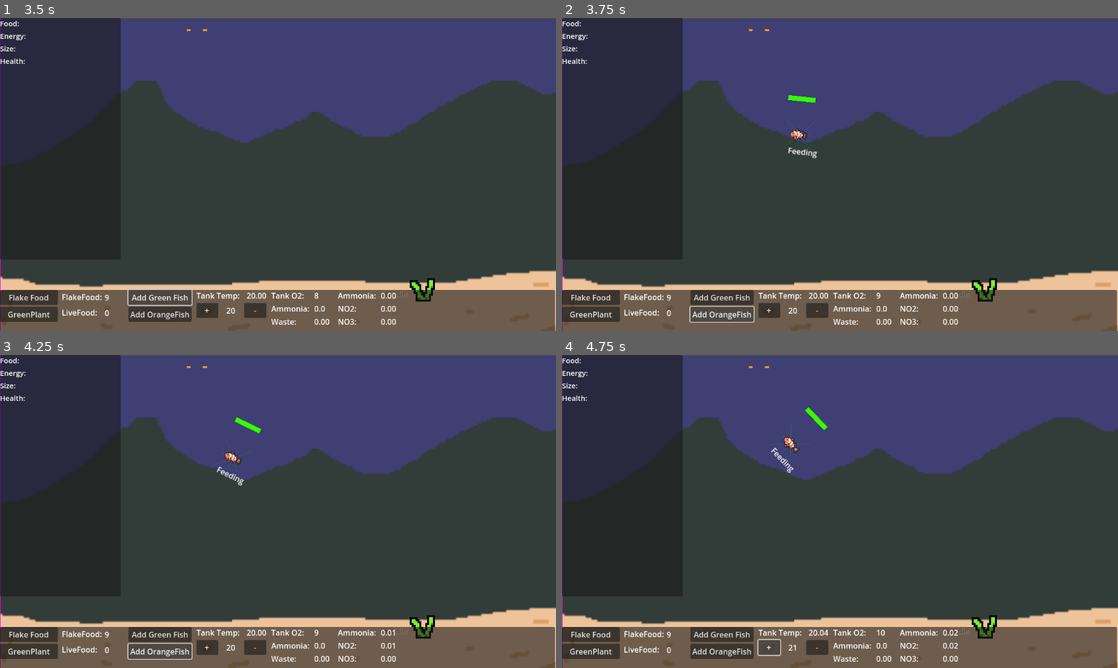
Above: before the commit, frames 1-4 (two rows, left to right).
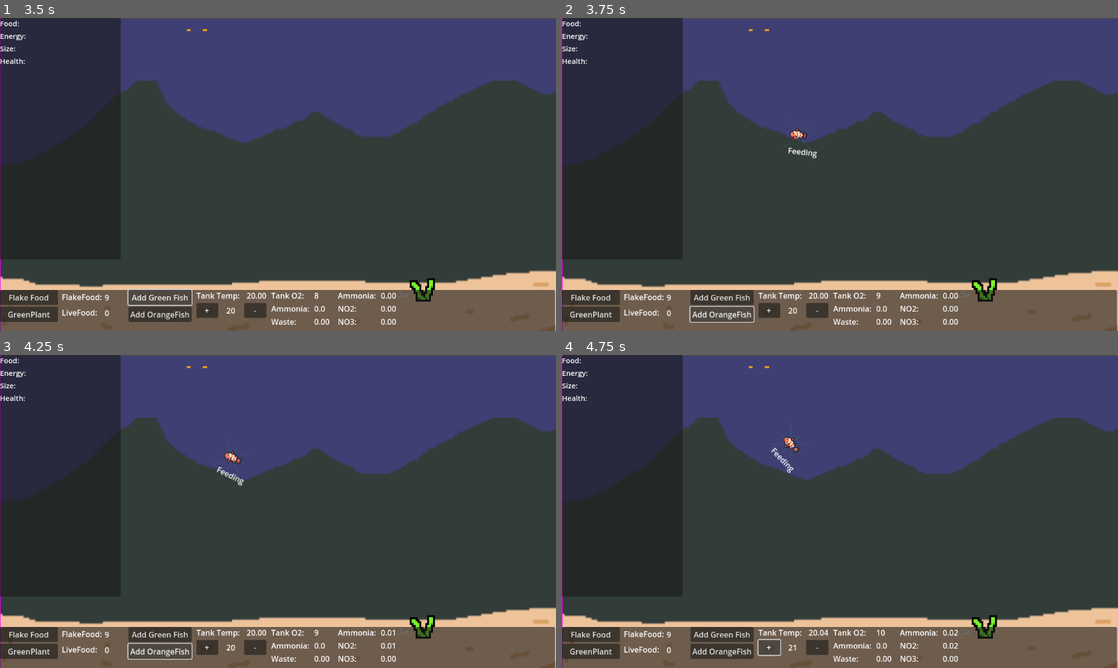
Above: after the commit, the same moments.

Repository: neilmillard/Fish-tank-sim
Game: Godot game, scene res://Scenes/main.tscn
The game is run twice, just before and just after one commit, with the same random seed, the same clock (stepped at 60 frames per second) and the same inputs.
Inputs:
- Up to frame 1 (3.5 s): click "New Game" at 0.5 s; click "Flake Food" at 1.25 s; click "GreenPlant" at 2 s; click "Add Green Fish" at 2.75 s
- Up to frame 2 (3.75 s): click "Add OrangeFish" at 3.5 s
- Up to frame 3 (4.25 s): no input
- Up to frame 4 (4.75 s): click "+" at 4.25 s

Frame 1 is identical in both runs. In frame 2, less than 0.1% of the frame differs, in the area x 40-46%, y 24-28%; in frame 3, less than 0.1%; in frame 4, less than 0.1%, in the area x 43-48%, y 16-24%.

Commit message:
Add thought bubbles to fish

Diff:
--- /dev/null
+++ b/Scenes/game/Thought.gd
@@ -0,0 +1,57 @@
+extends Node2D
+class_name Thought
+
+enum ThoughtStates {
+	Closed,
+	Opening,
+	Closing,
+	Open
+}
+
+var bubbleShowTime :float = 4.0
+var thoughts := {
+	'Mating': ResourceLoader.load("res://art/heart_icon.png"),
+	'Hunting': ResourceLoader.load("res://art/food_icon.png")
+}
+
+var state :ThoughtStates
+var sprite: CompressedTexture2D
+
+@onready var animationPlayer: AnimationPlayer = $AnimationPlayer
+@onready var icon: Sprite2D = $Icon
+@onready var _timer: Timer = $Timer
+
+func _init():
+	hide()
+	state = ThoughtStates.Closed
+
+func start_thought(thought: String) -> void:
+	if state == ThoughtStates.Closed and thought in thoughts:
+		sprite = thoughts[thought]
+		state = ThoughtStates.Opening
+		open()
+
+func hide_thought() -> void:
+	icon.texture = null
+	state = ThoughtStates.Closing
+	close()
+
+func open() -> void:
+	show()
+	animationPlayer.play("open")
+
+func close() -> void:
+	animationPlayer.play("close")
+
+func _on_animation_player_animation_finished(anim_name):
+	if state == ThoughtStates.Opening:
+		icon.texture = sprite
+		state = ThoughtStates.Open
+		_timer.start(bubbleShowTime)
+		return
+	if state == ThoughtStates.Closing:
+		hide()
+		state = ThoughtStates.Closed
+
+func _on_timer_timeout():
+	hide_thought()
--- a/Scenes/game/fish/fish_body.gd
+++ b/Scenes/game/fish/fish_body.gd
@@ -28,7 +28,8 @@
 @onready var animationPlayer: AnimationPlayer = $AnimationPlayer
 @onready var navagent: NavigationAgent2D = $NavigationAgent
 @onready var label = $Label
-@onready var fsm = $StateMachine
+@onready var fsm : StateMachine = $StateMachine
+@onready var thought : Thought = $Thought
 
 @onready var idle_timer = $IdleTimer
 var fishFaceRight: bool
@@ -78,7 +79,7 @@
 func _process(delta):
 	if fsm && fsm.currentState:
 		label.text = fsm.currentState.name
-	# TODO: effect water chemistry when processing waste
+
 	if fsm.currentState.name == "Dead":
 		return
 	process_lung(delta)
@@ -115,6 +116,10 @@
 
 func set_health_bar() -> void:
 	healthBar.value = stats.currentHealth
+	if healthBar.value < maxHealth * 0.8:
+		healthBar.show()
+	if healthBar.value > maxHealth * 0.8:
+		healthBar.hide()
 	var bg_color = Color(0.2, 1.0, 0)
 	if healthBar.value < maxHealth / 2:
 		bg_color = Color(1.0, 0.0, 0)
@@ -369,7 +374,6 @@
 	else:
 		rotation_degrees += angleDelta
 
-
 func start_idle_timer(shorter: bool = true):
 	if !idleTimerRunning:
 		idleTimerRunning = true
@@ -439,3 +443,6 @@
 	_timer.set_wait_time(1.0)
 	_timer.set_one_shot(false) # so it loops
 	_timer.start()
+
+func _on_state_machine_state_changed():
+	thought.start_thought(fsm.currentState.name)
--- a/Scenes/game/fish/greenFish.tscn
+++ b/Scenes/game/fish/greenFish.tscn
@@ -1,8 +1,13 @@
-[gd_scene load_steps=9 format=3 uid="uid://c5nne8v7x3avu"]
+[gd_scene load_steps=10 format=3 uid="uid://c5nne8v7x3avu"]
 
 [ext_resource type="Script" path="res://Scenes/game/fish/fish_body.gd" id="1_h0yt5"]
 [ext_resource type="Texture2D" uid="uid://cormmvthb0itk" path="res://art/fish_1.png" id="2_la8n0"]
 [ext_resource type="PackedScene" uid="uid://bhytrggki6xig" path="res://Scenes/game/fish/fish_state_machine.tscn" id="3_03olu"]
+[ext_resource type="PackedScene" uid="uid://4fj4lbl0navp" path="res://Scenes/game/thought.tscn" id="4_cqs5d"]
+
+[sub_resource type="CapsuleShape2D" id="CapsuleShape2D_0hl1j"]
+radius = 24.0
+height = 70.0
 
 [sub_resource type="Animation" id="Animation_mxa7c"]
 length = 0.001
@@ -96,10 +101,6 @@
 "SwimRight": SubResource("Animation_cvmth")
 }
 
-[sub_resource type="CapsuleShape2D" id="CapsuleShape2D_0hl1j"]
-radius = 24.0
-height = 70.0
-
 [node name="GreenFish" type="CharacterBody2D"]
 collision_layer = 2
 collision_mask = 5
@@ -114,6 +115,10 @@
 texture = ExtResource("2_la8n0")
 hframes = 4
 
+[node name="CollisionShape2D" type="CollisionShape2D" parent="."]
+rotation = 1.5708
+shape = SubResource("CapsuleShape2D_0hl1j")
+
 [node name="AnimationPlayer" type="AnimationPlayer" parent="."]
 libraries = {
 "": SubResource("AnimationLibrary_6ekwv")
@@ -121,13 +126,13 @@
 
 [node name="NavigationAgent" type="NavigationAgent2D" parent="."]
 
-[node name="CollisionShape2D" type="CollisionShape2D" parent="."]
-rotation = 1.5708
-shape = SubResource("CapsuleShape2D_0hl1j")
-
 [node name="IdleTimer" type="Timer" parent="."]
 
 [node name="StateMachine" parent="." instance=ExtResource("3_03olu")]
+
+[node name="Thought" parent="." instance=ExtResource("4_cqs5d")]
+position = Vector2(53, -65)
+scale = Vector2(4, 4)
 
 [node name="Label" type="Label" parent="."]
 offset_left = -19.0
@@ -139,3 +144,4 @@
 [connection signal="mouse_entered" from="." to="." method="_on_mouse_entered"]
 [connection signal="mouse_exited" from="." to="." method="_on_mouse_exited"]
 [connection signal="timeout" from="IdleTimer" to="." method="_on_idle_timer_timeout"]
+[connection signal="StateChanged" from="StateMachine" to="." method="_on_state_machine_state_changed"]
--- a/Scenes/game/fish/orangeFish.tscn
+++ b/Scenes/game/fish/orangeFish.tscn
@@ -1,8 +1,13 @@
-[gd_scene load_steps=9 format=3 uid="uid://d2ningsghemxy"]
+[gd_scene load_steps=10 format=3 uid="uid://d2ningsghemxy"]
 
 [ext_resource type="Script" path="res://Scenes/game/fish/fish_body.gd" id="1_ppmwa"]
 [ext_resource type="Texture2D" uid="uid://tyus3e1vdqvx" path="res://art/fish_2.png" id="2_8njcv"]
 [ext_resource type="PackedScene" uid="uid://bhytrggki6xig" path="res://Scenes/game/fish/fish_state_machine.tscn" id="3_hh8jq"]
+[ext_resource type="PackedScene" uid="uid://4fj4lbl0navp" path="res://Scenes/game/thought.tscn" id="4_tk2sp"]
+
+[sub_resource type="CapsuleShape2D" id="CapsuleShape2D_0hl1j"]
+radius = 24.0
+height = 70.0
 
 [sub_resource type="Animation" id="Animation_mxa7c"]
 length = 0.001
@@ -96,10 +101,6 @@
 "SwimRight": SubResource("Animation_cvmth")
 }
 
-[sub_resource type="CapsuleShape2D" id="CapsuleShape2D_0hl1j"]
-radius = 24.0
-height = 70.0
-
 [node name="OrangeFish" type="CharacterBody2D"]
 collision_layer = 2
 collision_mask = 5
@@ -113,6 +114,10 @@
 texture = ExtResource("2_8njcv")
 hframes = 4
 
+[node name="CollisionShape2D" type="CollisionShape2D" parent="."]
+rotation = 1.5708
+shape = SubResource("CapsuleShape2D_0hl1j")
+
 [node name="AnimationPlayer" type="AnimationPlayer" parent="."]
 libraries = {
 "": SubResource("AnimationLibrary_6ekwv")
@@ -120,13 +125,13 @@
 
 [node name="NavigationAgent" type="NavigationAgent2D" parent="."]
 
-[node name="CollisionShape2D" type="CollisionShape2D" parent="."]
-rotation = 1.5708
-shape = SubResource("CapsuleShape2D_0hl1j")
-
 [node name="IdleTimer" type="Timer" parent="."]
 
 [node name="StateMachine" parent="." instance=ExtResource("3_hh8jq")]
+
+[node name="Thought" parent="." instance=ExtResource("4_tk2sp")]
+position = Vector2(53, -65)
+scale = Vector2(4, 4)
 
 [node name="Label" type="Label" parent="."]
 offset_left = -19.0
@@ -138,3 +143,4 @@
 [connection signal="mouse_entered" from="." to="." method="_on_mouse_entered"]
 [connection signal="mouse_exited" from="." to="." method="_on_mouse_exited"]
 [connection signal="timeout" from="IdleTimer" to="." method="_on_idle_timer_timeout"]
+[connection signal="StateChanged" from="StateMachine" to="." method="_on_state_machine_state_changed"]
--- a/Scenes/game/state_machine/state_machine.gd
+++ b/Scenes/game/state_machine/state_machine.gd
@@ -1,6 +1,7 @@
 extends Node
 class_name StateMachine
 
+signal StateChanged
 @export var initialState: State
 
 var currentState: State
@@ -51,3 +52,4 @@
 	newState.enter(data)
 	currentState = newState
 	stateTimer = 0.0
+	emit_signal("StateChanged")
--- /dev/null
+++ b/Scenes/game/thought.tscn
@@ -0,0 +1,81 @@
+[gd_scene load_steps=7 format=3 uid="uid://4fj4lbl0navp"]
+
+[ext_resource type="Script" path="res://Scenes/game/Thought.gd" id="1_qic4s"]
+[ext_resource type="Texture2D" uid="uid://bqla0nv8sf21r" path="res://art/bubble.png" id="2_1uu4c"]
+
+[sub_resource type="Animation" id="Animation_rex7v"]
+length = 0.001
+tracks/0/type = "value"
+tracks/0/imported = false
+tracks/0/enabled = true
+tracks/0/path = NodePath("Bubble:frame")
+tracks/0/interp = 1
+tracks/0/loop_wrap = true
+tracks/0/keys = {
+"times": PackedFloat32Array(0),
+"transitions": PackedFloat32Array(1),
+"update": 1,
+"values": [0]
+}
+
+[sub_resource type="Animation" id="Animation_35vto"]
+resource_name = "close"
+length = 0.5
+tracks/0/type = "value"
+tracks/0/imported = false
+tracks/0/enabled = true
+tracks/0/path = NodePath("Bubble:frame")
+tracks/0/interp = 1
+tracks/0/loop_wrap = true
+tracks/0/keys = {
+"times": PackedFloat32Array(0, 0.25, 0.5),
+"transitions": PackedFloat32Array(1, 1, 1),
+"update": 1,
+"values": [2, 1, 0]
+}
+
+[sub_resource type="Animation" id="Animation_va6f2"]
+resource_name = "open"
+length = 0.5
+tracks/0/type = "value"
+tracks/0/imported = false
+tracks/0/enabled = true
+tracks/0/path = NodePath("Bubble:frame")
+tracks/0/interp = 1
+tracks/0/loop_wrap = true
+tracks/0/keys = {
+"times": PackedFloat32Array(0, 0.25, 0.5),
+"transitions": PackedFloat32Array(1, 1, 1),
+"update": 1,
+"values": [0, 1, 2]
+}
+
+[sub_resource type="AnimationLibrary" id="AnimationLibrary_wrqp5"]
+_data = {
+"RESET": SubResource("Animation_rex7v"),
+"close": SubResource("Animation_35vto"),
+"open": SubResource("Animation_va6f2")
+}
+
+[node name="Thought" type="Node2D"]
+position = Vector2(1, 1)
+script = ExtResource("1_qic4s")
+
+[node name="Bubble" type="Sprite2D" parent="."]
+texture_filter = 1
+texture = ExtResource("2_1uu4c")
+flip_h = true
+hframes = 3
+
+[node name="AnimationPlayer" type="AnimationPlayer" parent="."]
+libraries = {
+"": SubResource("AnimationLibrary_wrqp5")
+}
+
+[node name="Icon" type="Sprite2D" parent="."]
+texture_filter = 1
+
+[node name="Timer" type="Timer" parent="."]
+
+[connection signal="animation_finished" from="AnimationPlayer" to="." method="_on_animation_player_animation_finished"]
+[connection signal="timeout" from="Timer" to="." method="_on_timer_timeout"]
Binary file added: art/bubble.aseprite
Binary file added: art/bubble.png
Not shown, added: art/bubble.png.import
Binary file added: art/food_icon.aseprite
Binary file added: art/food_icon.png
Not shown, added: art/food_icon.png.import
Binary file added: art/heart_icon.aseprite
Binary file added: art/heart_icon.png
Not shown, added: art/heart_icon.png.import
